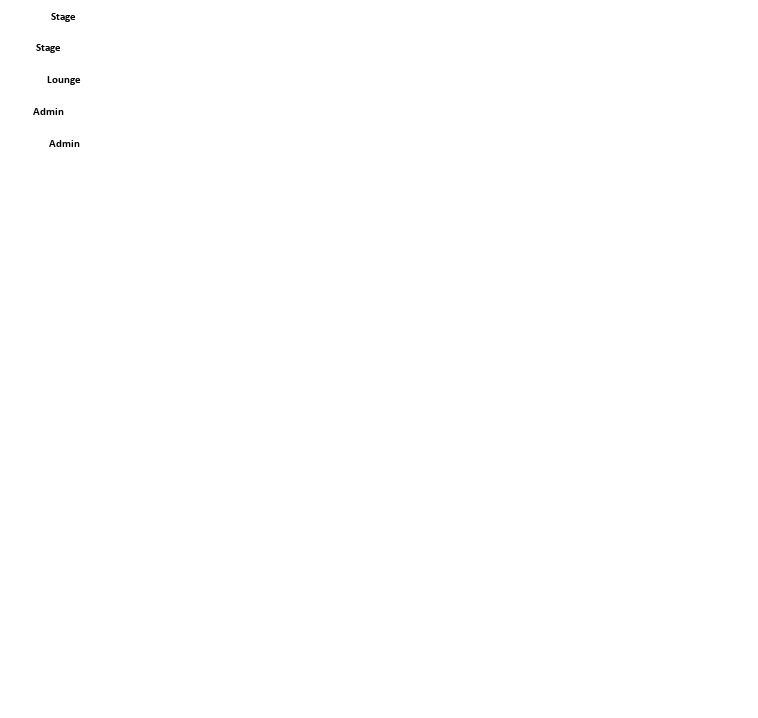
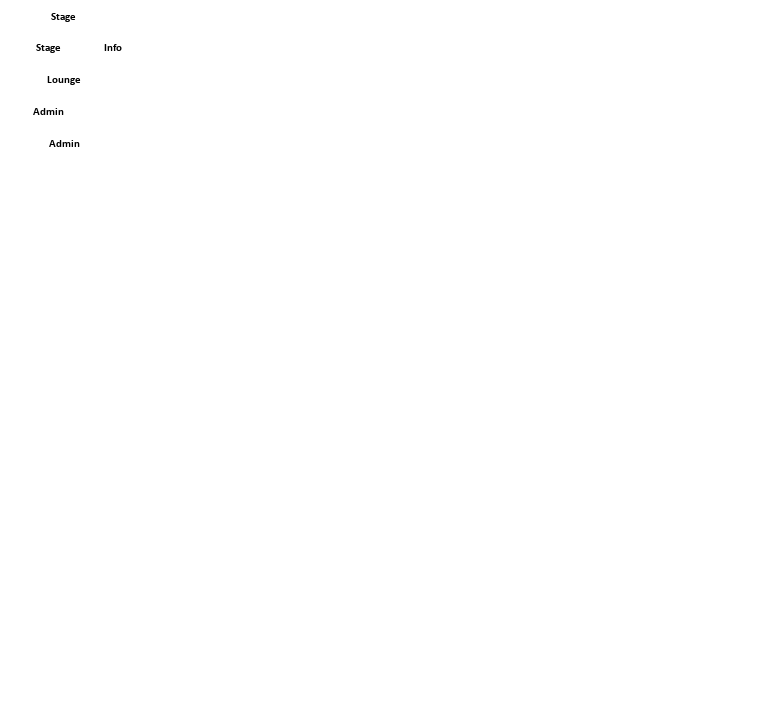
The second 758 × 718 image is a revision of the first. Changes to its layers:
added layer "Info" above "Lounge" over [104, 44, 122, 51]
